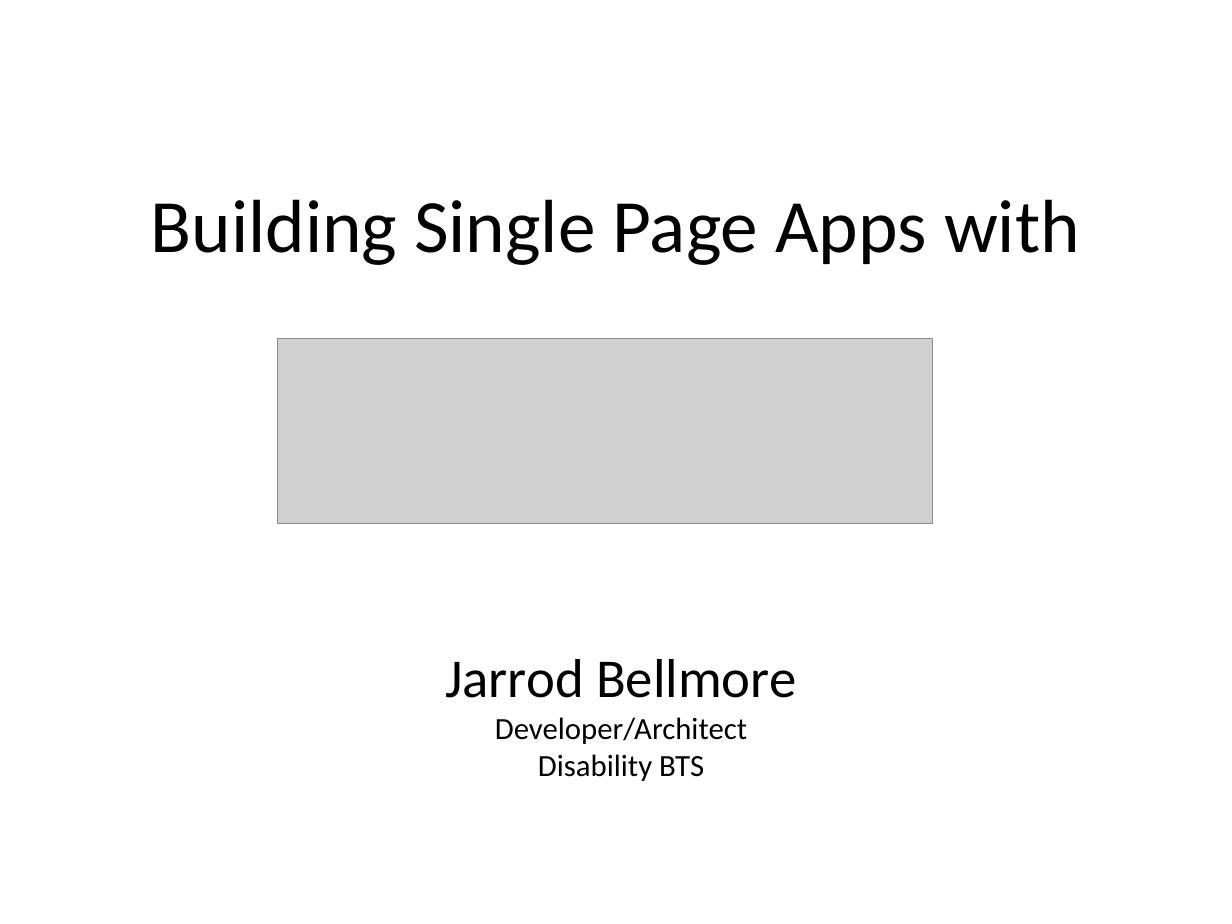
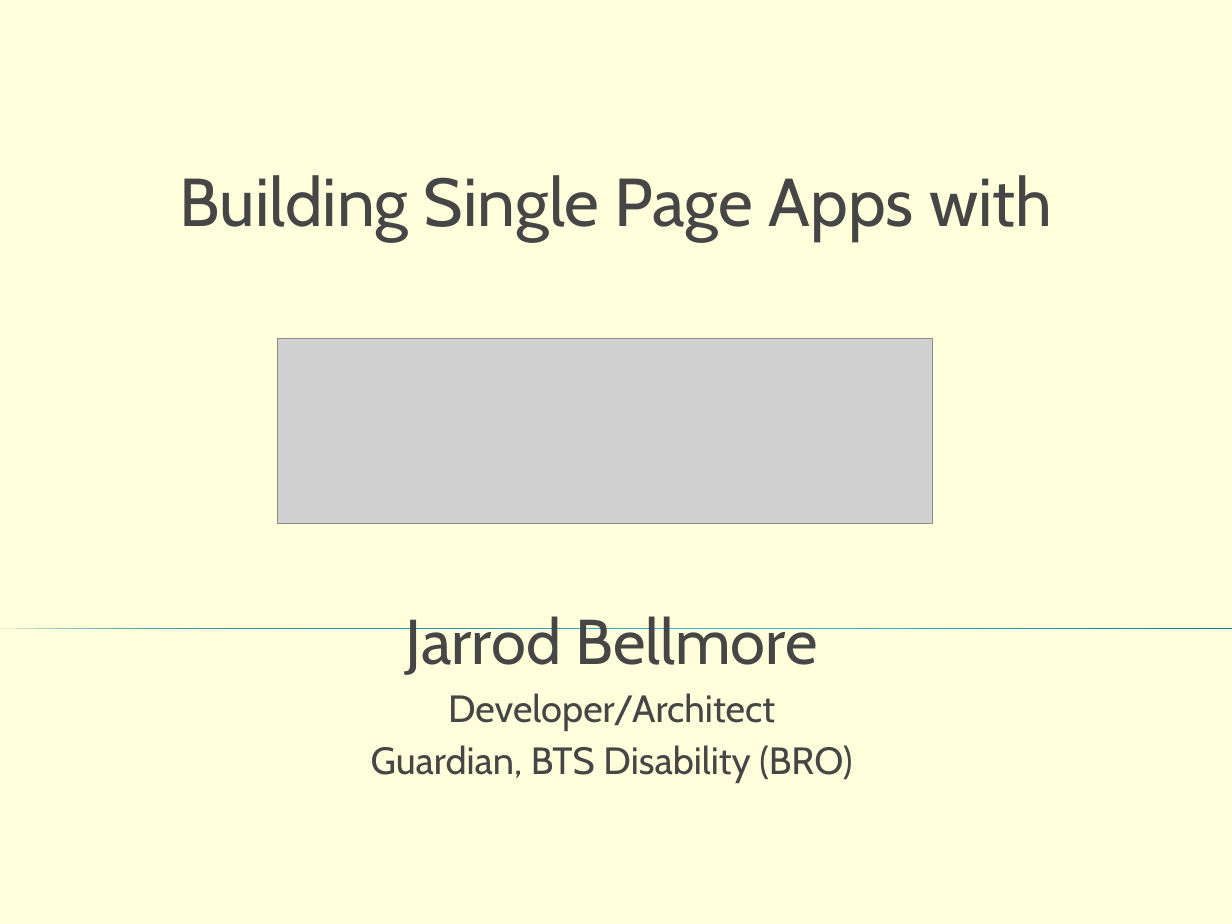
Before and after one commit to jbellmore/GSDC-2014-AngularJS, a slide deck: slide 1 of intro-to-angular-js.pptx. Drawn at 1232x924 pixels with LibreOffice and Linux fonts; fonts in the diff are those of the drawing; grey boxes stand for pictures; background and template pictures are left out. Boxes give left, top, right and bottom in pixels: in the first picture for what was removed or moved away, otherwise in the second. Text is boxed around its words. In the diff, an @@ line names an element or a change of style, - is before the commit and + after.

```diff
--- a/intro-to-angular-js.pptx
+++ b/intro-to-angular-js.pptx
@@ background #FFFFFF to #FFFFCC at 68% opacity @@
@@ title "Building Single Page Apps with": place and size @@
-title "Building Single Page Apps with" at <box>151,199,1080,265</box>
+title "Building Single Page Apps with" at <box>180,175,1052,242</box>
@@ title "Building Single Page Apps with" at <box>180,175,1052,242</box>: size 44 to 39.6 pt, font Calibri to Cabin, text colour #000000 to #464646; vertical alignment middle to bottom @@
@@ subtitle "Jarrod Bellmore": place and size @@
-subtitle "Jarrod Bellmore" at <box>445,659,796,781</box>
+subtitle "Jarrod Bellmore" at <box>371,616,852,783</box>
@@ right triangle added at <box>0,628,1232,628</box>, fill gradient #007896 to #4CBBDF @@
@@ subtitle at <box>406,616,817,731</box>: size 32 to 37 pt in "Jarrod Bellmore"; font Calibri to Cabin, text colour #000000 to #464646 in "Jarrod Bellmore", "Developer/Architect"; size 18 to 22.2 pt in "Developer/Architect"; more space between paragraphs @@
@@ subtitle at <box>371,745,852,783</box>: text changed; size 18 to 22.2 pt; font Calibri to Cabin; text colour #000000 to #464646 @@
-Disability BTS
+Guardian, BTS Disability (BRO)
```
Also in this commit, not shown: 5 other slides changed.
